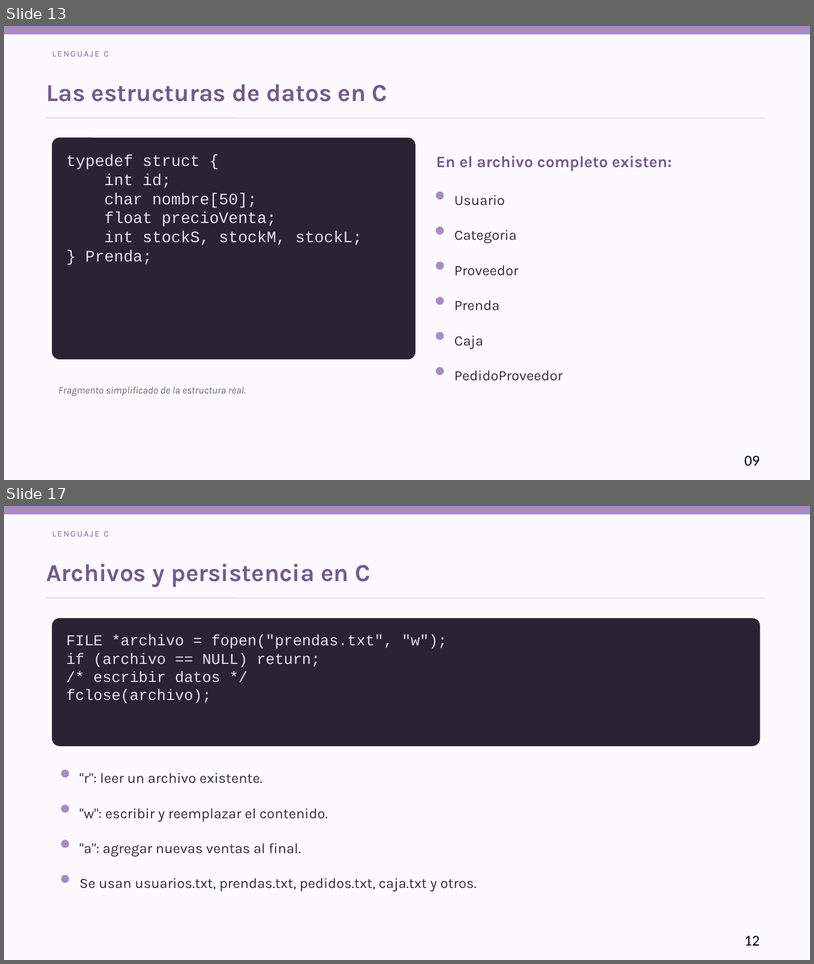
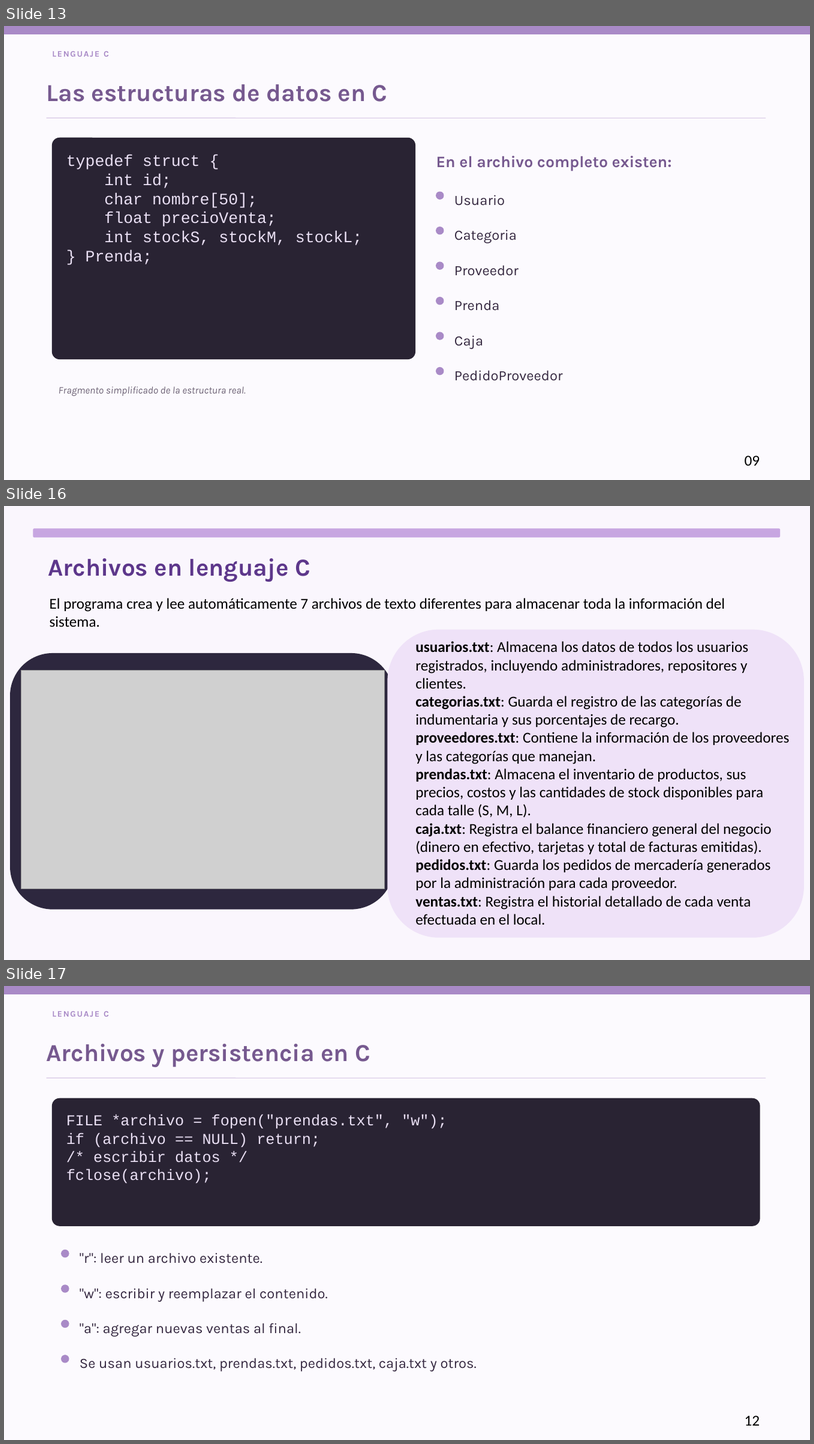
Before and after one commit to Daiiveliz/ProyectoIndumentariaPro, a slide deck: TIENDA_PRO_Presentacion_Equipo_y_GitHub.pptx. Shown one above the other, each under a label of ours: slides 13 and 17 before the commit, slides 13, 16 and 17 after it; the slides between them are not shown. The pictures are 814x964 and 814x1444 pixels, drawn with LibreOffice and Linux fonts; fonts in the diff are those of the drawing; grey boxes stand for pictures. Boxes give left, top, right and bottom in pixels: in the first picture for what was removed or moved away, otherwise in the second. Text is boxed around its words. In the diff, an @@ line names an element or a change of style, - is before the commit and + after.

```diff
--- a/TIENDA_PRO_Presentacion_Equipo_y_GitHub.pptx
+++ b/TIENDA_PRO_Presentacion_Equipo_y_GitHub.pptx
@@ slide 16 added at <box>4,506,810,960</box>, background #FAF6FD @@
@@ rounded rectangle added at <box>33,528,781,537</box>, fill #C7A6E1 @@
@@ text added at <box>48,558,311,582</box>, 29 pt, text #5D378B, bold @@
+Archivos en lenguaje C
@@ text added at <box>50,598,726,627</box>, 18 pt, text #000000 @@
+El programa crea y lee automáticamente 7 archivos de texto diferentes para almacenar toda la información del sistema.
@@ rounded rectangle added at <box>387,630,804,937</box>, fill #EFE2F8 @@
@@ text added at <box>416,641,789,924</box>, 18 pt, text #000000 @@
+usuarios.txt: Almacena los datos de todos los usuarios registrados, incluyendo administradores, repositores y clientes.
+categorias.txt: Guarda el registro de las categorías de indumentaria y sus porcentajes de recargo.
+proveedores.txt: Contiene la información de los proveedores y las categorías que manejan.
+prendas.txt: Almacena el inventario de productos, sus precios, costos y las cantidades de stock disponibles para cada talle (S, M, L).
+caja.txt: Registra el balance financiero general del negocio (dinero en efectivo, tarjetas y total de facturas emitidas).
+pedidos.txt: Guarda los pedidos de mercadería generados por la administración para cada proveedor.
+ventas.txt: Registra el historial detallado de cada venta efectuada en el local.
@@ rounded rectangle added at <box>10,653,394,909</box>, fill #2D273E @@
@@ picture added at <box>21,670,385,889</box> @@
```
Also in this commit, not shown: 3 slides changed, 2 other slides added, 2 slides removed.
